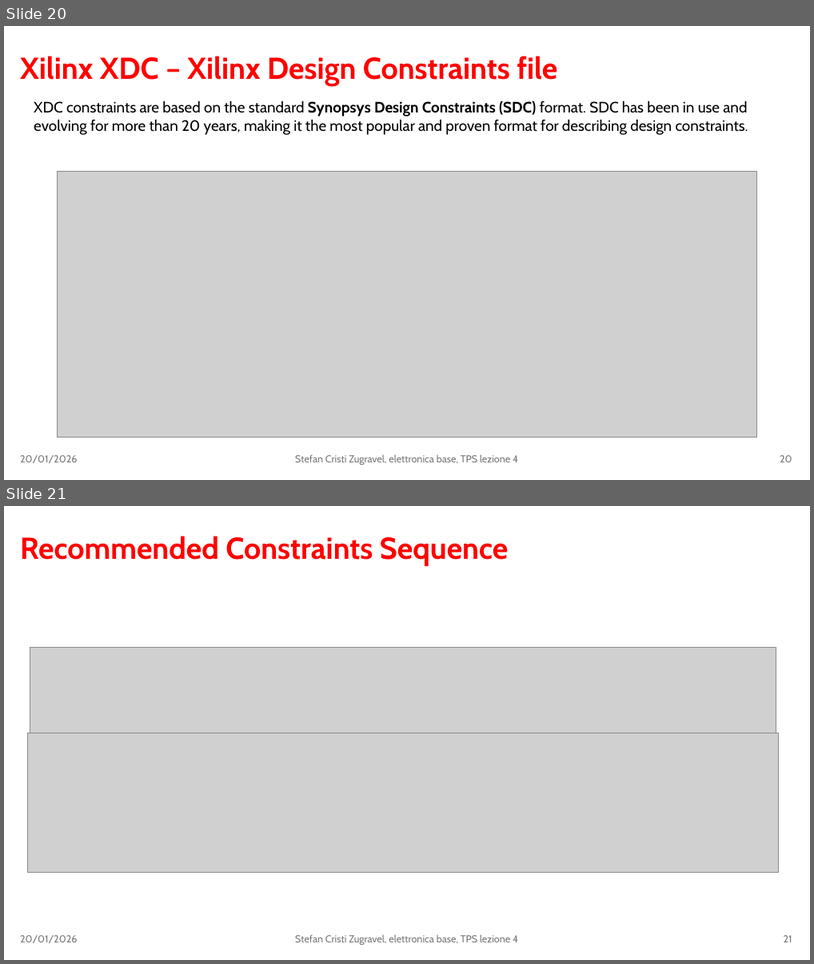
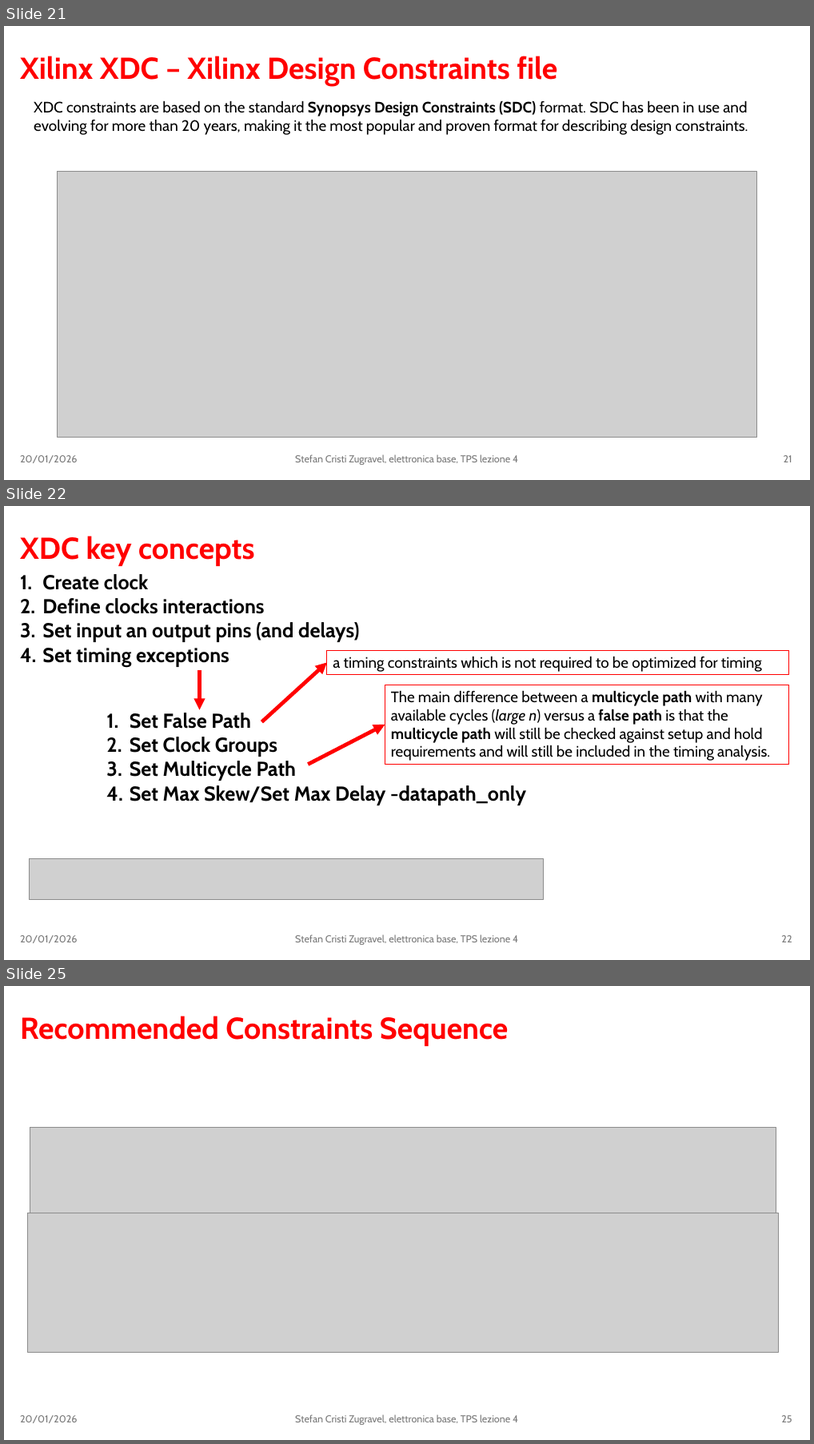
Before and after one commit to stefan-zugravel/elettronica_base, a slide deck: slides/lezione4.pptx. Shown one above the other, each under a label of ours: slides 20 and 21 before the commit, slides 21, 22 and 25 after it; the slides between them are not shown. The pictures are 814x964 and 814x1444 pixels, drawn with LibreOffice and Linux fonts; fonts in the diff are those of the drawing; grey boxes stand for pictures. Boxes give left, top, right and bottom in pixels: in the first picture for what was removed or moved away, otherwise in the second. Text is boxed around its words. In the diff, an @@ line names an element or a change of style, - is before the commit and + after.

Commit message:
modify slide lezione4

```diff
--- a/slides/lezione4.pptx
+++ b/slides/lezione4.pptx
@@ slide 22 added at (x1=4, y1=506, x2=810, y2=960), background #FFFFFF @@
@@ title added at (x1=20, y1=536, x2=254, y2=566), 36 pt, text #FF0000, bold @@
+XDC key concepts
@@ text added at (x1=42, y1=574, x2=360, y2=667), 24 pt, text #000000, bold @@
+1. Create clock
+2. Define clocks interactions
+3. Set input an output pins (and delays)
+4. Set timing exceptions
@@ arrow added from (199, 671) to (199, 710), #FF0000 4.5 pt @@
@@ arrow added from (262, 722) to (327, 663), #FF0000 4.5 pt @@
@@ rectangle added at (x1=327, y1=650, x2=790, y2=674), outline #FF0000 0.75 pt, 18 pt, text #000000 @@
+a timing constraints which is not required to be optimized for timing
@@ rectangle added at (x1=385, y1=684, x2=790, y2=764), outline #FF0000 0.75 pt, 18 pt, text #000000 @@
+The main difference between a multicycle path with many available cycles (large n) versus a false path is that the multicycle path will still be checked against setup and hold requirements and will still be included in the timing analysis.
@@ text added at (x1=130, y1=712, x2=526, y2=805), 24 pt, text #000000, bold @@
+1. Set False Path
+2. Set Clock Groups
+3. Set Multicycle Path
+4. Set Max Skew/Set Max Delay -datapath_only
@@ arrow added from (308, 764) to (385, 724), #FF0000 4.5 pt @@
@@ picture added at (x1=30, y1=858, x2=544, y2=900) @@
@@ text added at (x1=20, y1=935, x2=77, y2=943), 12 pt, text #797979 @@
+20/01/2026
@@ text added at (x1=295, y1=934, x2=518, y2=944), 12 pt, text #797979 @@
+Stefan Cristi Zugravel, elettronica base, TPS lezione 4
@@ page number added at (x1=782, y1=935, x2=792, y2=942), 12 pt, text #797979 @@
+22
@@ what was slide 20 is now slide 21 @@
@@ page number at (x1=784, y1=455, x2=793, y2=462): text changed @@
-20
+21
@@ what was slide 21 is now slide 25 @@
@@ page number at (x1=782, y1=1415, x2=792, y2=1422): text changed @@
-21
+25
```
Also in this commit, not shown: 2 slides changed, 3 other slides added, 4 other files.
